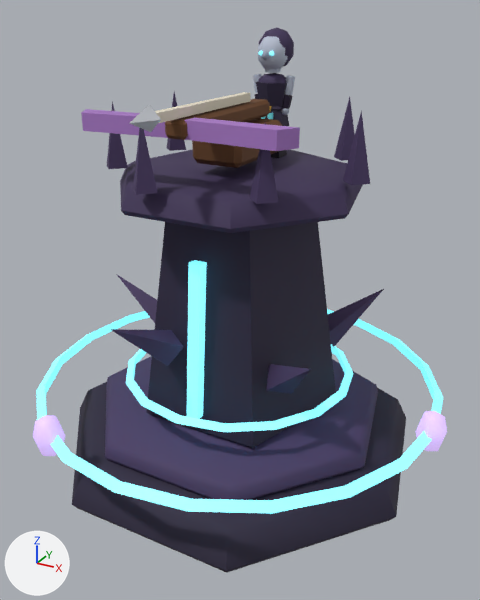
The glTF model assets/3d/tours/ombres-6.glb as it was, and as the next commit left it.
One viewpoint serves both versions: a camera (50 mm lens) standing at (0.599, -1.085, 0.884) and looking at (0.018, -0.029, 0.356). Arrows for +X, +Y and +Z are at lower left; the lights stay in place. The picture after the commit comes second. Where no turn or scale is listed for an object, it has been applied to the vertices. Vertices at exactly the same position are counted once.

Names of what the first picture shows: 'AnneauFlottant_lueur', 'Buste_peint', 'Crane_peint', 'Rune', 'Tourelle_peint', 'ombres_6_lueur', 'ombres_6_peint' and 4 more.
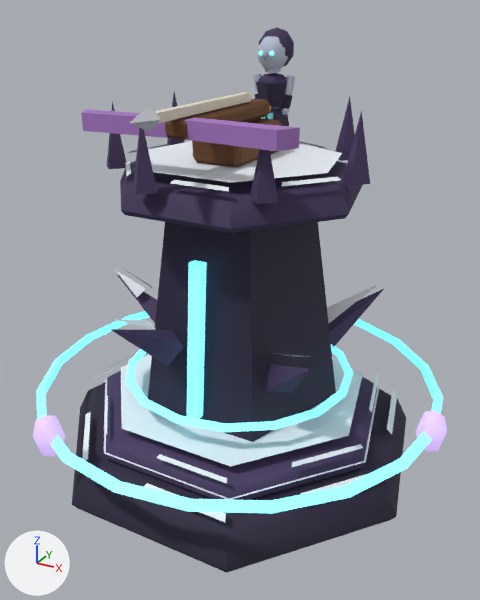
What differs and where, as boxes [x1, y1, x2, y2] in the pictures (480 x 600 px):
```json
{"part": 1, "of": "me_dalle", "change": "added", "after": [82, 141, 398, 522]}
```

Edits to the scene script, one JSON object a line:
```json
{"block": "me_dalle", "where": "# used by ob_ombres_6_peint; location = (0.0, 0.0, 0.08)"}
{"op": "remove", "block": "me_dalle", "code": "me_dalle.from_pydata(...)  # 164 vertices, 264 faces; spans x -0.383..0.383, y -0.354..0.393, z -0.08..0.65"}
{"op": "add", "block": "me_dalle", "code": "me_dalle.from_pydata(...)  # 312 vertices, 340 faces; spans x -0.383..0.383, y -0.354..0.393, z -0.08..0.65"}
{"block": "me_dalle", "change": "me_dalle part 1: 148 vertices added at x -0.355..0.353, y -0.329..0.363, z 0.011..0.551"}
```
